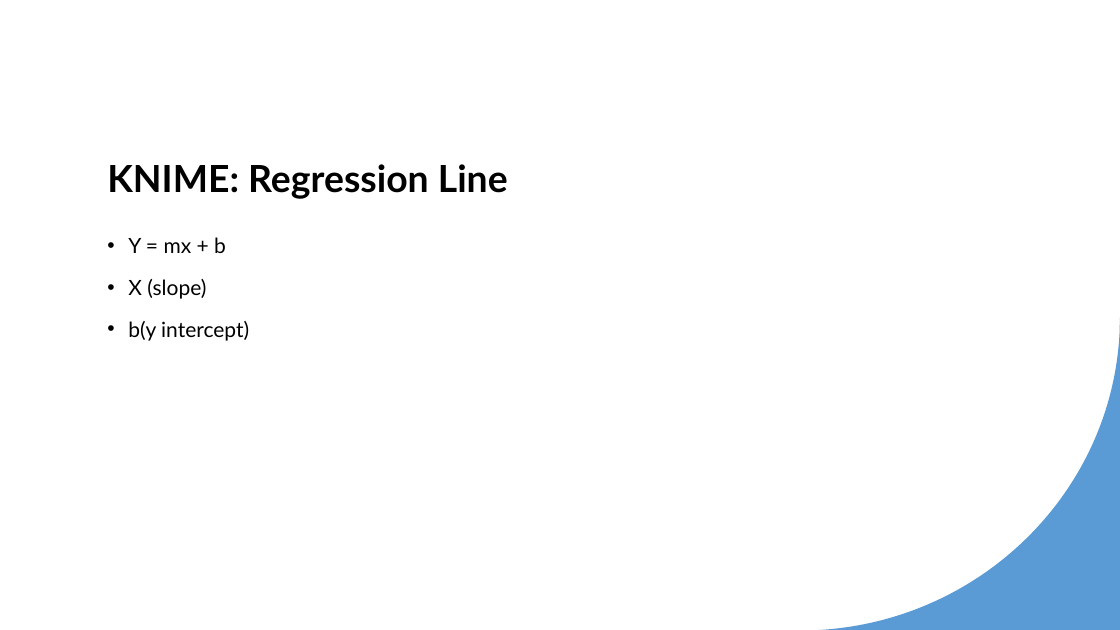
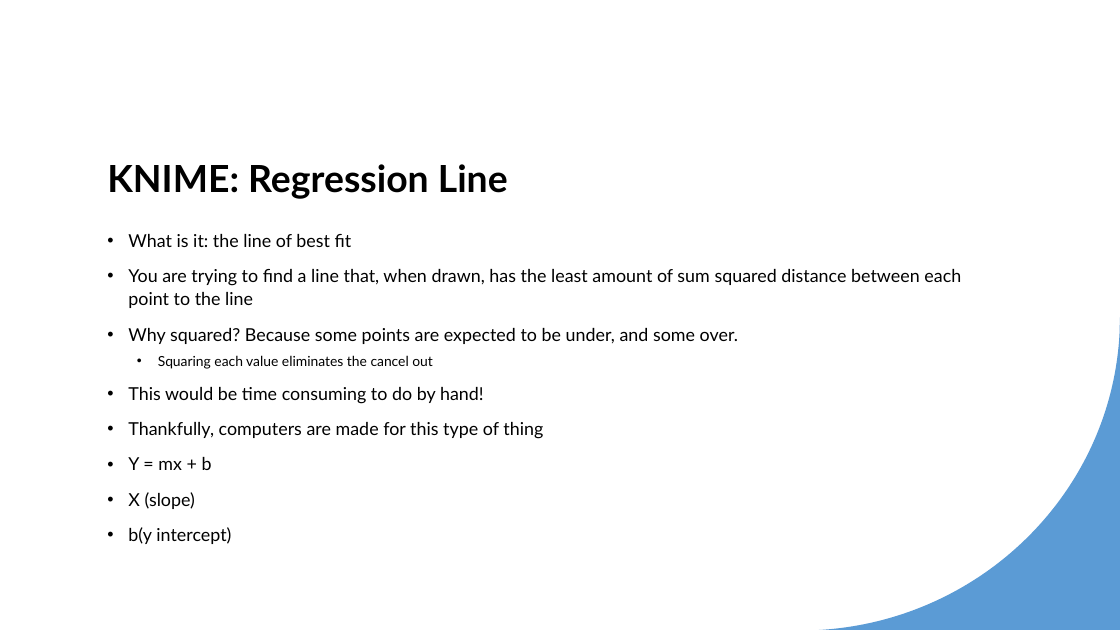
Before and after one commit to robert-daniels/Projects, a slide deck: slide 15 of DS_210/final/DS 210.pptx (slide 14 before the commit). Drawn at 1120x630 pixels with LibreOffice and Linux fonts; fonts in the diff are those of the drawing. Boxes give left, top, right and bottom in pixels: in the first picture for what was removed or moved away, otherwise in the second. Text is boxed around its words. In the diff, an @@ line names an element or a change of style, - is before the commit and + after.

```diff
--- a/DS_210/final/DS 210.pptx
+++ b/DS_210/final/DS 210.pptx
@@ text at (x1=128, y1=234, x2=961, y2=439): paragraphs added @@
+• What is it: the line of best fit
+• You are trying to find a line that, when drawn, has the least amount of sum squared distance between each point to the line
+• Why squared? Because some points are expected to be under, and some over.
+    • Squaring each value eliminates the cancel out
+• This would be time consuming to do by hand!
+• Thankfully, computers are made for this type of thing
@@ text at (x1=128, y1=457, x2=231, y2=544): size 18 to 15.3 pt in "Y = mx + b", "X (slope)", "b(y intercept)"; line spacing 1.2 to 1.1 @@
```
Also in this commit, not shown: 2 other slides changed, 4 slides added, 2 slides removed, 3 other files.
